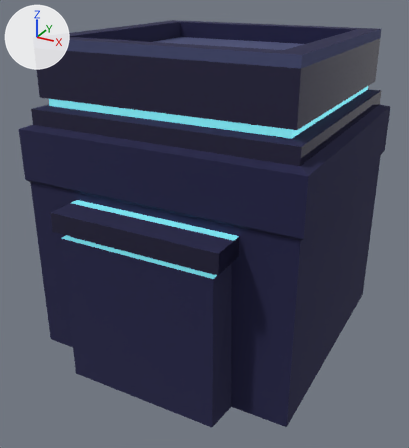
The Blender file Version Zero/Assets/Models/Levels/Blends/Level 3.blend: old version first, new version second.
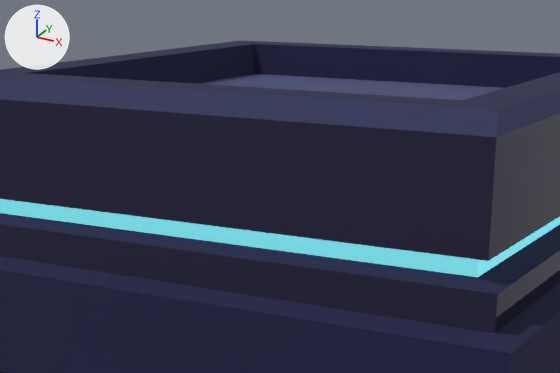
Old and new are each drawn whole from a camera (50 mm lens) standing at (12.7, -24.8, 11.8) and looking at (-0.1, -1.5, 0.1) and again close up on the part from 13% to 81% of the width and 0% to 42% of the height. Every picture has the same lights, and +X, +Y and +Z are marked at upper left. The last two pictures show the newer version. The same objects are shown in both versions, whatever each file hides.

In view in the first close-up: '_Building 3_2'.
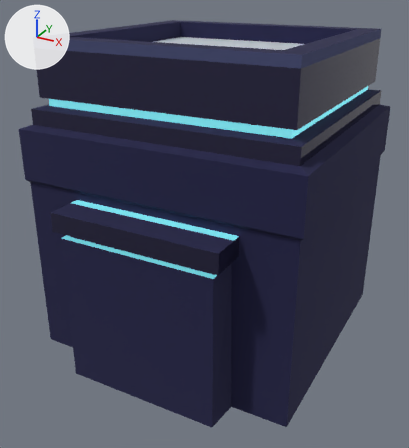
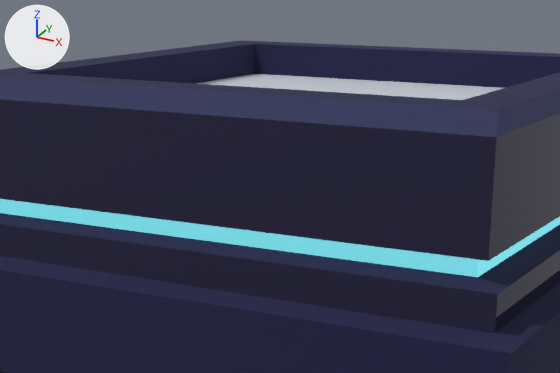
Boxes (x1, y1, x2, y2) around the edits, measured in the close-ups (560 x 373 px):
part 1 of me_cube_023, recoloured (dark blue to light grey): (196, 74, 503, 100) in both

The change in detail:
me_cube_023 has 83 vertices, 76 faces and spans x -7.0..6.8, y -8.1..6.6, z -6.3..9.3.
me_cube_023 is used by ob_building_3_2_1; location (0.0, 0.0, 0.0).
me_cube_023 part 1: the 1 face centred in x -0.1, y 0.0, z 8.5 switches from mat_light_matte (dark blue #464c75) to mat_floor_top (light grey #cad1d8).
me_cube_023 gains material mat_floor_top (light grey #cad1d8).
